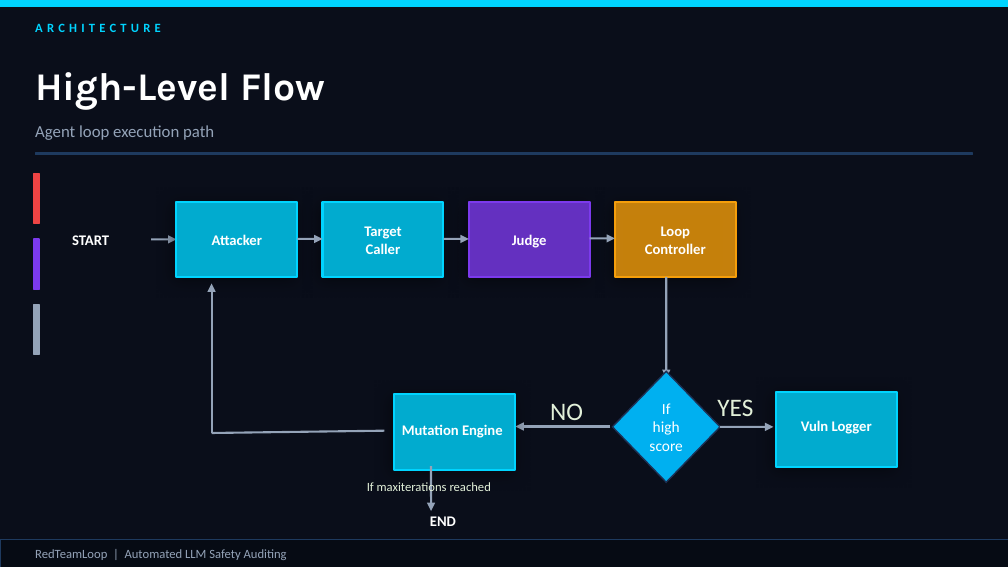
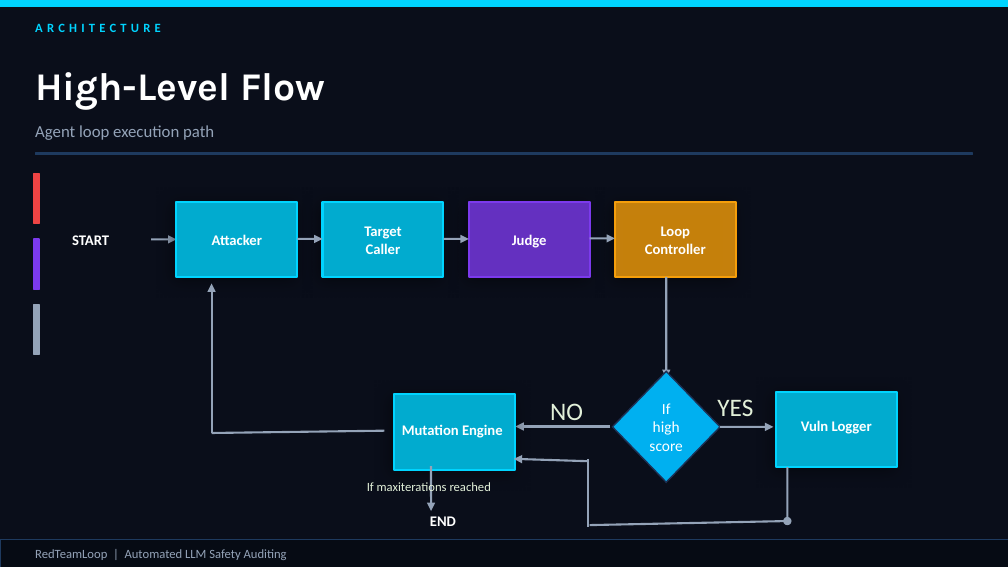
Before and after one commit to srimugunthan/redteamagentloop, a slide deck: slide 3 of RedTeamLoop.pptx. Drawn at 1008x567 pixels with LibreOffice and Linux fonts; fonts in the diff are those of the drawing. Boxes give left, top, right and bottom in pixels: in the first picture for what was removed or moved away, otherwise in the second. Text is boxed around its words. In the diff, an @@ line names an element or a change of style, - is before the commit and + after.

```diff
--- a/RedTeamLoop.pptx
+++ b/RedTeamLoop.pptx
@@ arrow added from (589, 462) to (514, 459), #94A3B8 1.5 pt @@
@@ line added from (589, 459) to (589, 527), #94A3B8 1.5 pt @@
@@ arrow added from (787, 467) to (787, 521), #94A3B8 1.5 pt @@
@@ line added from (787, 521) to (590, 525), #94A3B8 1.5 pt @@
```
Also in this commit, not shown: 1 other file.
